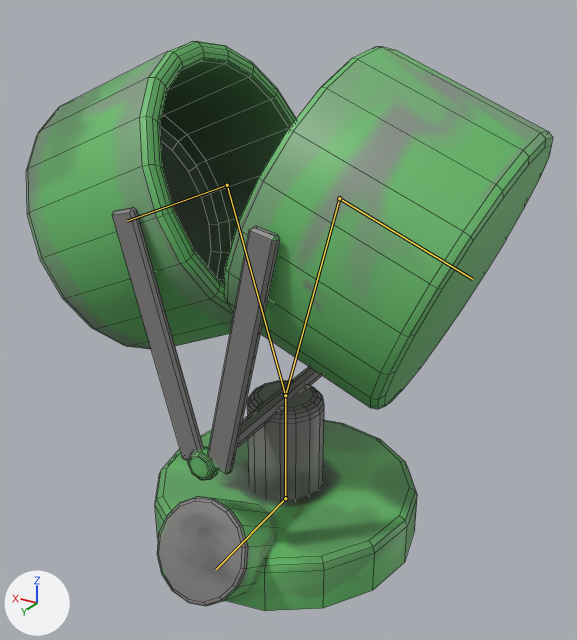
The Blender file blend/Mixer.blend, before and after one commit.
Rendered twice from a camera (50 mm lens) standing at (-0.771, 1.272, 1.072) and looking at (-0.017, 0.017, 0.444). The lights are fixed; the arrows at lower left show +X, +Y and +Z. Both versions are drawn at frame 40 of the action 'ArmatureAction'; the numbers are the values there. The bones that bend it are drawn over the model as lines. Mesh edges are drawn as thin lines.

Objects in the first picture: 'Mixer'.
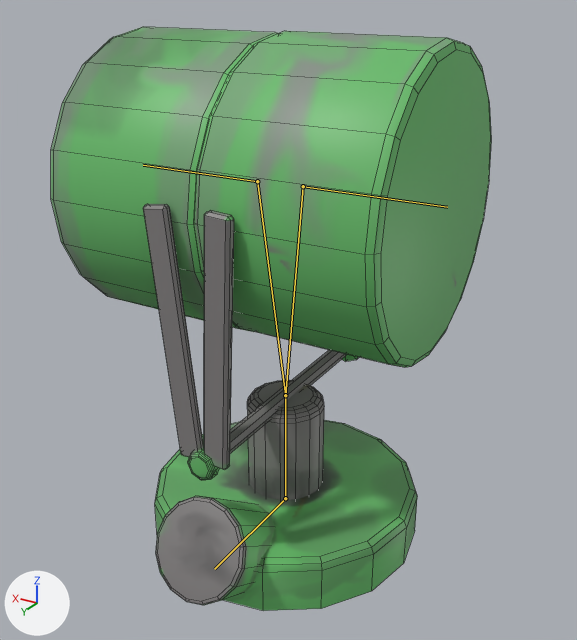
Commit message: Fix mixer animation

What differs and where, as boxes [x1, y1, x2, y2] in the pictures (577 x 640 px):
```json
{"object": "Mixer", "change": "posed", "before": [26, 41, 553, 611], "after": [51, 27, 492, 611], "on screen": "16% narrower"}
{"bone": "Base", "before": "(285, 498) to (216, 569)", "after": "(285, 498) to (214, 569)"}
{"bone": "B1.L", "before": "(285, 395) to (227, 185)", "after": "(285, 395) to (257, 181)"}
{"bone": "B2.L", "before": "(227, 185) to (127, 221)", "after": "(257, 181) to (143, 165)"}
{"bone": "B1.R", "before": "(285, 395) to (339, 198)", "after": "(285, 395) to (303, 186)"}
{"bone": "B2.R", "before": "(339, 198) to (472, 279)", "after": "(303, 186) to (447, 207)"}
```

The change, as JSON lines over the scene's bpy script:
```json
{"block": "bone_base", "where": "bone_base = bpy.data.objects['Armature'].pose.bones['Base']"}
{"op": "set", "path": "bone_base.rotation_quaternion", "old": "(1.0, 0.0, 0.0, 0.006)", "new": "(1.0, 0.0, 0.0, 0.0)", "note": "degrees (0, 0, 1) -> degrees (0, 0, 0)"}
{"block": "bone_b1_l", "where": "bone_b1_l = bpy.data.objects['Armature'].pose.bones['B1.L']  # child of 'Rotor'"}
{"op": "set", "path": "bone_b1_l.rotation_quaternion", "old": "(0.966, 0.003, 0.006, -0.223)", "new": "(0.954, 0.0, 0.0, -0.301)", "note": "degrees (0, 1, -26) -> degrees (0, 0, -35)"}
{"block": "bone_b2_l", "where": "bone_b2_l = bpy.data.objects['Armature'].pose.bones['B2.L']  # child of 'B1.L'"}
{"op": "set", "path": "bone_b2_l.rotation_quaternion", "old": "(0.915, 0.006, -0.003, -0.344)", "new": "(0.886, 0.0, 0.0, -0.464)", "note": "degrees (1, 0, -41) -> degrees (0, 0, -55)"}
{"block": "bone_b1_r", "where": "bone_b1_r = bpy.data.objects['Armature'].pose.bones['B1.R']  # child of 'Rotor'"}
{"op": "set", "path": "bone_b1_r.rotation_quaternion", "old": "(0.96, -0.003, 0.006, 0.241)", "new": "(0.946, 0.0, 0.0, 0.325)", "note": "degrees (0, 1, 28) -> degrees (0, 0, 38)"}
{"block": "bone_b2_r", "where": "bone_b2_r = bpy.data.objects['Armature'].pose.bones['B2.R']  # child of 'B1.R'"}
{"op": "set", "path": "bone_b2_r.rotation_quaternion", "old": "(0.925, -0.006, -0.003, 0.324)", "new": "(0.899, 0.0, 0.0, 0.437)", "note": "degrees (-1, 0, 39) -> degrees (0, 0, 52)"}
```
